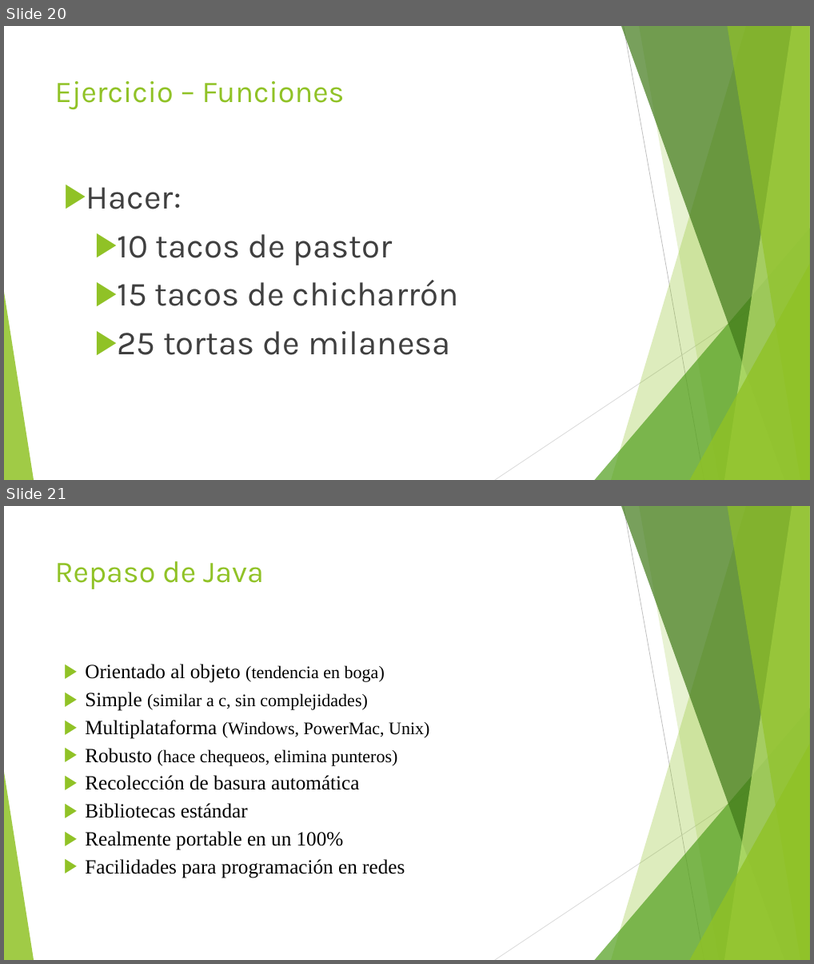
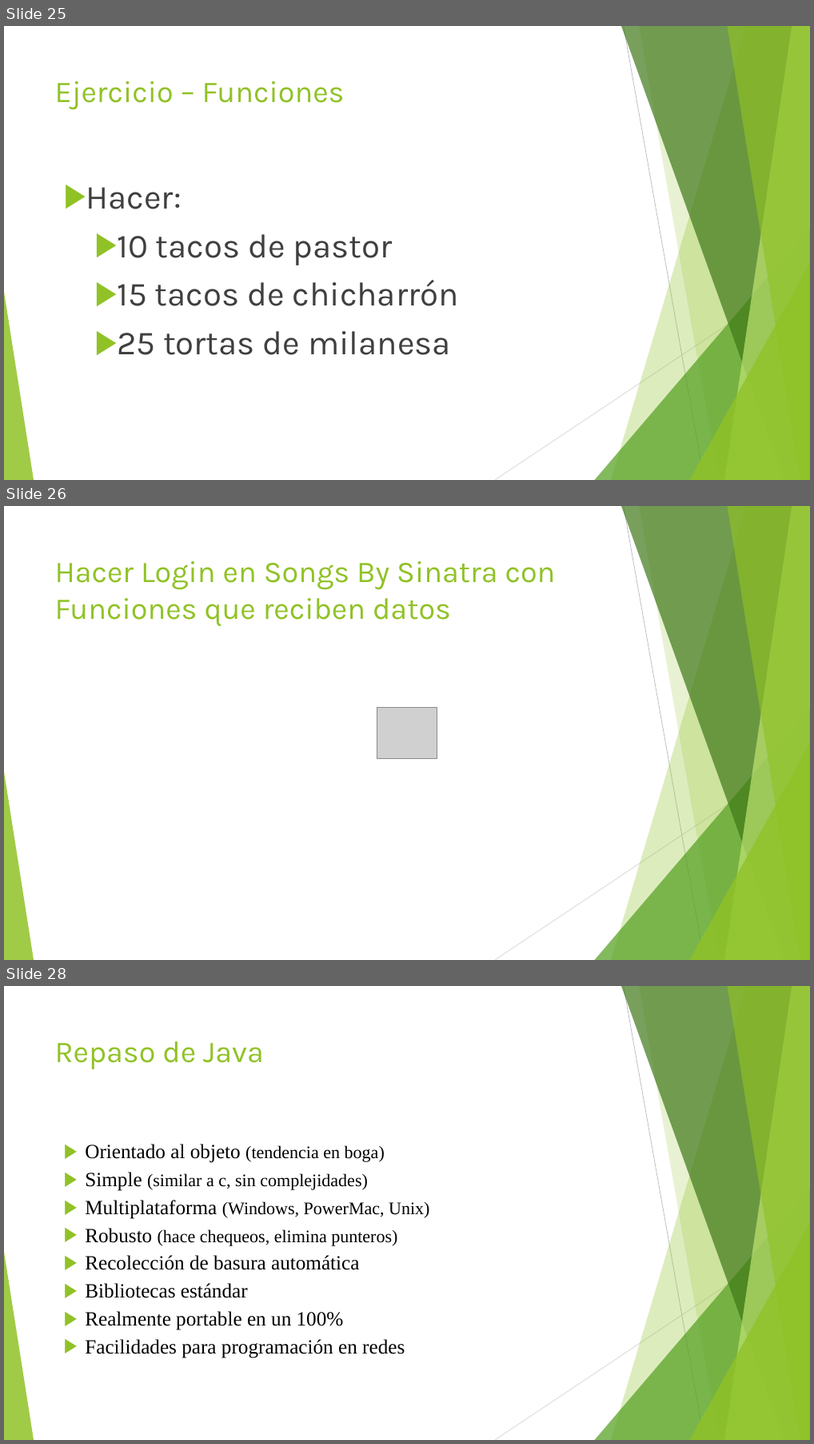
Before and after one commit to jomarnavarro/basicJava, a slide deck: Selenium, session 2.pptx. Shown one above the other, each under a label of ours: slides 20 and 21 before the commit, slides 25, 26 and 28 after it; the slides between them are not shown. The pictures are 814x964 and 814x1444 pixels, drawn with LibreOffice and Linux fonts; fonts in the diff are those of the drawing; grey boxes stand for pictures. Boxes give left, top, right and bottom in pixels: in the first picture for what was removed or moved away, otherwise in the second. Text is boxed around its words. In the diff, an @@ line names an element or a change of style, - is before the commit and + after.

```diff
--- a/Selenium, session 2.pptx
+++ b/Selenium, session 2.pptx
@@ slide 26 added at (x1=4, y1=506, x2=810, y2=960), background #FFFFFF; not listed: 10 template elements that a slide beside it also shows @@
@@ title added at (x1=55, y1=561, x2=556, y2=626), 36 pt, text #90C226 @@
+Hacer Login en Songs By Sinatra con Funciones que reciben datos
@@ picture added at (x1=378, y1=708, x2=438, y2=758) @@
@@ what was slide 20 is now slide 25 @@
@@ what was slide 21 is now slide 28 @@
```
Also in this commit, not shown: 6 other slides added.
